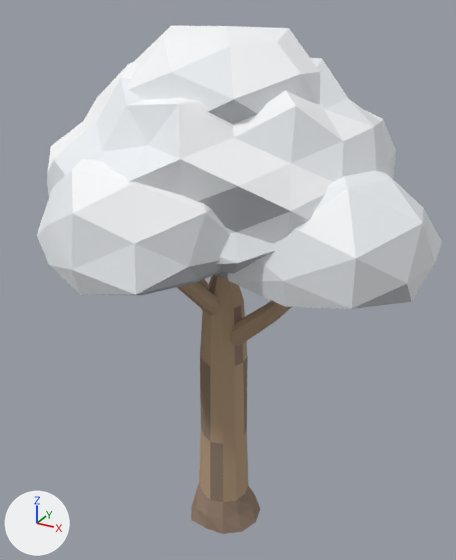
One commit to the OBJ model art/BroadleafTree.obj: the scene before it, then after it.
The view is the same before and after, from a 50 mm lens placed at (6.98, -12.47, 13.21), pointed at (-0.05, 0.3, 6.83). Every picture has the same lights, and +X, +Y and +Z are marked at lower left. The picture after the commit comes second. Where no turn or scale is listed for an object, it has been applied to the vertices.

In view in the first picture: 'BroadleafTree'.
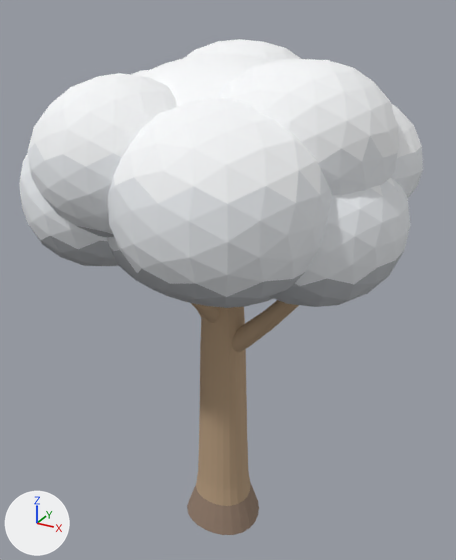
The change, as a diff of the scene's bpy script:
```diff
--- a/art/BroadleafTree.obj.py
+++ b/art/BroadleafTree.obj.py
@@ me_broadleaftree @@
 # used by ob_broadleaftree; location = (0.0, 0.0, 0.0)
-me_broadleaftree.from_pydata(...)  # 548 vertices, 1032 faces; spans x -4.84..5.03, y -4.78..4.53, z -0.35..12.77
+me_broadleaftree.from_pydata(...)  # 2700 vertices, 5168 faces; spans x -4.41..4.45, y -4.43..4.92, z -0.3..12.38
+# me_broadleaftree part 1: the loose piece of 162 vertices spanning x -3.88..4.04, y -3.94..3.91, z 7.75..12.41 is rebuilt with 642 vertices and now spans x -3.17..3.28, y -3.38..3.37, z 6.59..12.22
+# me_broadleaftree part 2: the loose piece of 42 vertices spanning x -2.72..2.01, y -4.78..-0.62, z 7.96..10.56 is rebuilt with 162 vertices and now spans x -2.93..0.85, y -4.09..-0.44, z 8.65..11.96
+# me_broadleaftree part 3: the loose piece of 42 vertices spanning x 0.58..5.03, y -2.8..1.54, z 7.6..10.56 is rebuilt with 162 vertices and now spans x 0.45..4.45, y -2.7..1.23, z 7.35..10.92
+# me_broadleaftree part 4: the loose piece of 42 vertices spanning x -4.84..-0.08, y -1.42..3.45, z 7.82..10.78 is rebuilt with 162 vertices and now spans x -4.41..-0.29, y -1.04..3.03, z 8.12..11.72
+# me_broadleaftree part 5: the loose piece of 30 vertices spanning x -0.53..0.25, y -2.3..0.18, z 5.81..8.48 is rebuilt with 120 vertices and now spans x -0.54..0.26, y -2.32..0.19, z 5.62..8.49
+# me_broadleaftree part 6: the loose piece of 30 vertices spanning x -2.51..0.2, y -0.27..1.04, z 5.39..8.1 is rebuilt with 120 vertices and now spans x -2.53..0.19, y -0.27..1.05, z 5.19..8.1
+# me_broadleaftree part 7: the loose piece of 30 vertices spanning x -0.2..2.71, y -0.75..0.29, z 4.98..7.9 is rebuilt with 120 vertices and now spans x -0.2..2.73, y -0.76..0.29, z 4.78..7.91
+# me_broadleaftree part 8: a new loose piece of 162 vertices spanning x -4.09..-0.16, y -3.62..0.37, z 7.65..11.08
+# me_broadleaftree part 9: a new loose piece of 162 vertices spanning x -0.94..3.4, y -4.43..-0.01, z 7.78..11.64
+# me_broadleaftree part 10: a new loose piece of 162 vertices spanning x 0.72..4.36, y -1.33..2.22, z 8.56..11.62
+# me_broadleaftree part 11: a new loose piece of 162 vertices spanning x -3.0..1.43, y 0.08..4.52, z 8.66..12.38
+# me_broadleaftree part 12: a new loose piece of 162 vertices spanning x 0.23..4.13, y -2.77..1.11, z 9.03..12.25
+# me_broadleaftree part 13: 85 vertices removed from x -0.96..1.06, y -0.96..0.99, z -0.35..7.4; 239 vertices added at x -1.06..1.04, y -1.01..1.09, z -0.3..7.4
+# me_broadleaftree part 14: 42 vertices removed from x -2.21..2.62, y -2.6..2.08, z 10.03..12.77
+# other edits to the shape of me_broadleaftree do not show in these pictures
 me_broadleaftree.materials.append(mat_shade17)
```

Boxes (x1, y1, x2, y2) around the edits, measured in the pictures (456 x 560 px):
'BroadleafTree', reshaped
    before: (37, 26, 442, 534)
    after: (19, 39, 423, 535)
part 1 of me_broadleaftree, rebuilt
    before: (47, 58, 396, 279)
    after: (107, 53, 274, 308)
part 2 of me_broadleaftree, rebuilt
    before: (37, 159, 230, 295)
    after: (28, 73, 177, 237)
part 3 of me_broadleaftree, rebuilt
    before: (227, 170, 442, 309)
    after: (269, 178, 410, 307)
part 4 of me_broadleaftree, rebuilt (not visible before)
    after: (131, 70, 148, 76)
part 5 of me_broadleaftree, rebuilt
    before: (177, 282, 220, 315)
    after: (191, 303, 220, 323)
part 6 of me_broadleaftree, rebuilt (not visible afterwards)
    before: (198, 279, 208, 311)
part 7 of me_broadleaftree, rebuilt (10% wider, 15% taller)
    before: (230, 301, 291, 346)
    after: (232, 300, 299, 352)
part 8 of me_broadleaftree, added
    after: (19, 153, 119, 266)
part 9 of me_broadleaftree, added
    after: (108, 98, 332, 305)
part 10 of me_broadleaftree, added
    after: (391, 103, 423, 198)
part 11 of me_broadleaftree, added
    after: (184, 39, 301, 61)
part 12 of me_broadleaftree, added
    after: (219, 59, 399, 196)
part 13 of me_broadleaftree, built on
    before: (191, 274, 260, 534)
    after: (187, 307, 259, 535)
part 14 of me_broadleaftree, deleted
    before: (127, 26, 320, 124)
